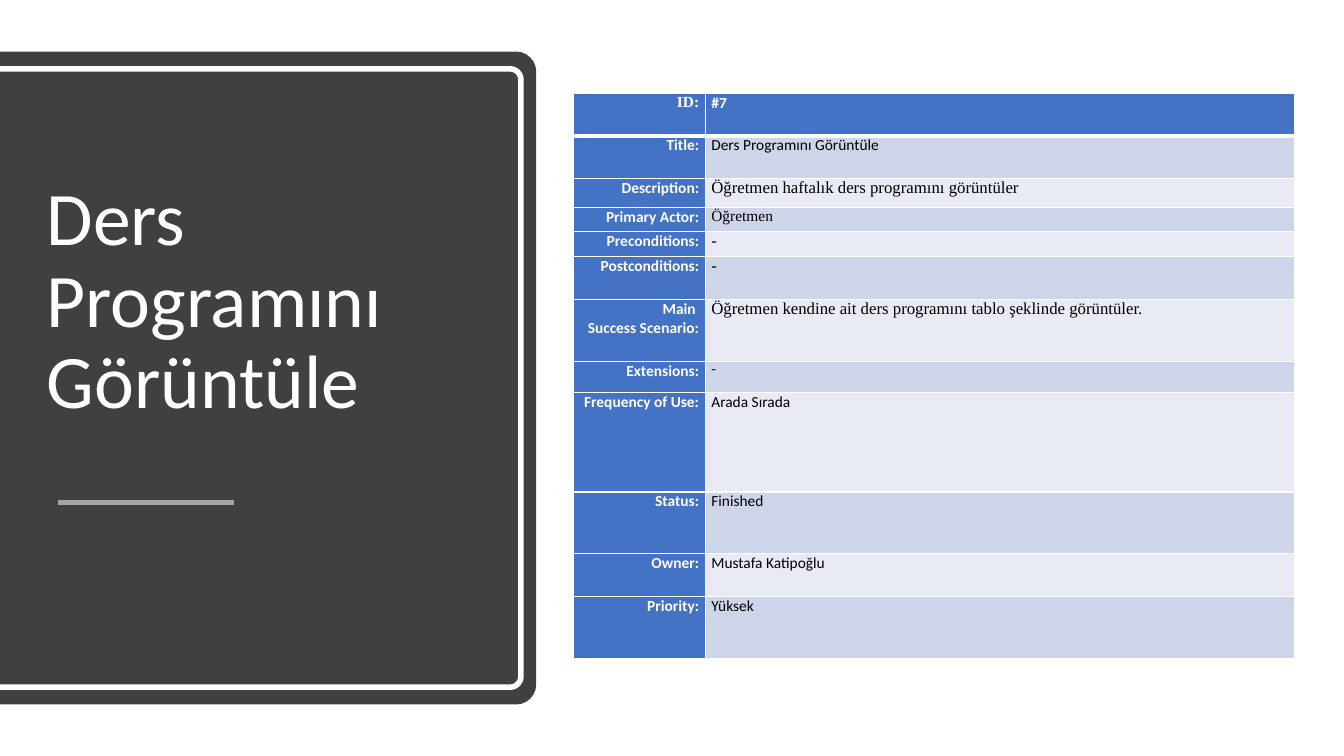
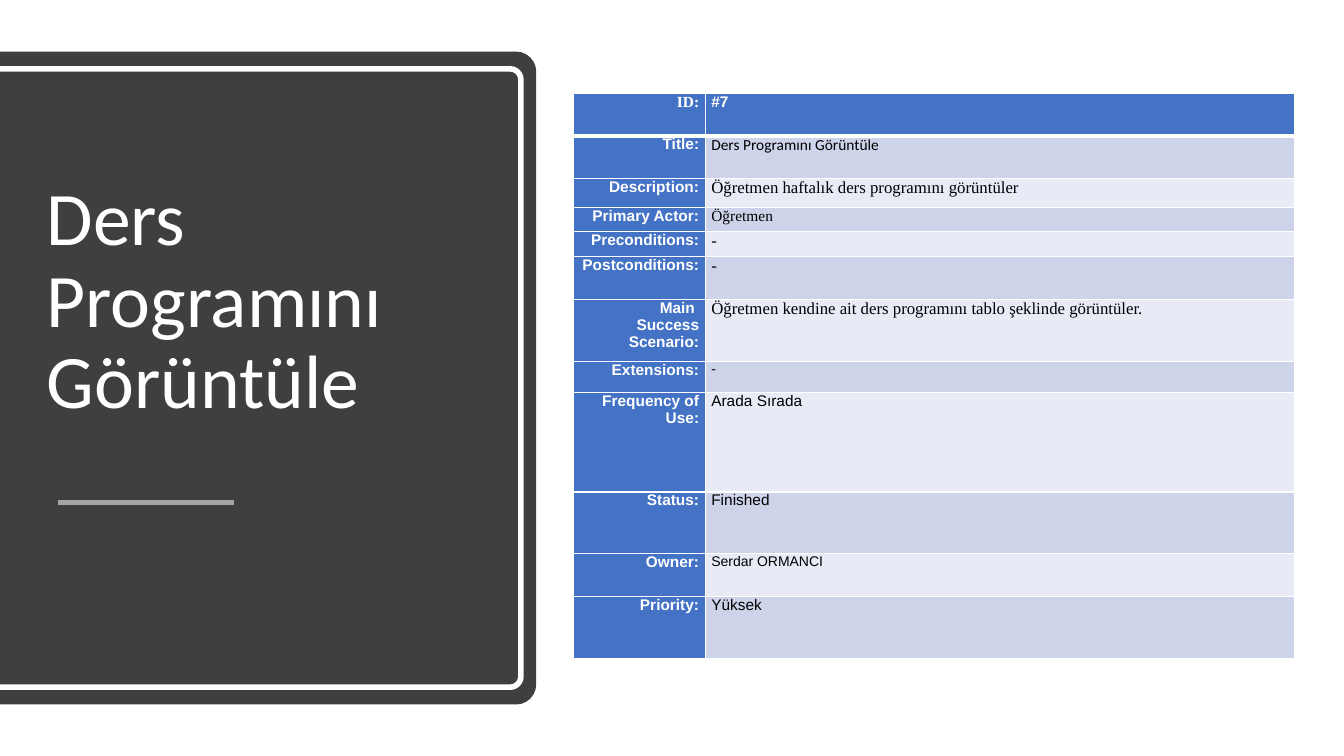
Before and after one commit to cnrkaya/Stardust_Course_Automation, a slide deck: slide 32 of Report_Slide.pptx. Drawn at 1344x756 pixels with LibreOffice and Linux fonts; fonts in the diff are those of the drawing. Boxes give left, top, right and bottom in pixels: in the first picture for what was removed or moved away, otherwise in the second. Text is boxed around its words. In the diff, an @@ line names an element or a change of style, - is before the commit and + after.

```diff
--- a/Report_Slide.pptx
+++ b/Report_Slide.pptx
@@ table at (574,94,1296,617) @@
-row 11, column 2: Mustafa Katipoğlu
+row 11, column 2: Serdar ORMANCI
@@ fill #CFD5EA to #CDD4EA in 6 cells @@
@@ fill #E9EBF5 to #E8EBF5 in 5 cells @@
@@ font Calibri to Arial in "#7", "Title:", "Description:", "Primary Actor:" and 11 more places @@
```
Also in this commit, not shown: 28 other slides changed, 1 other file.
